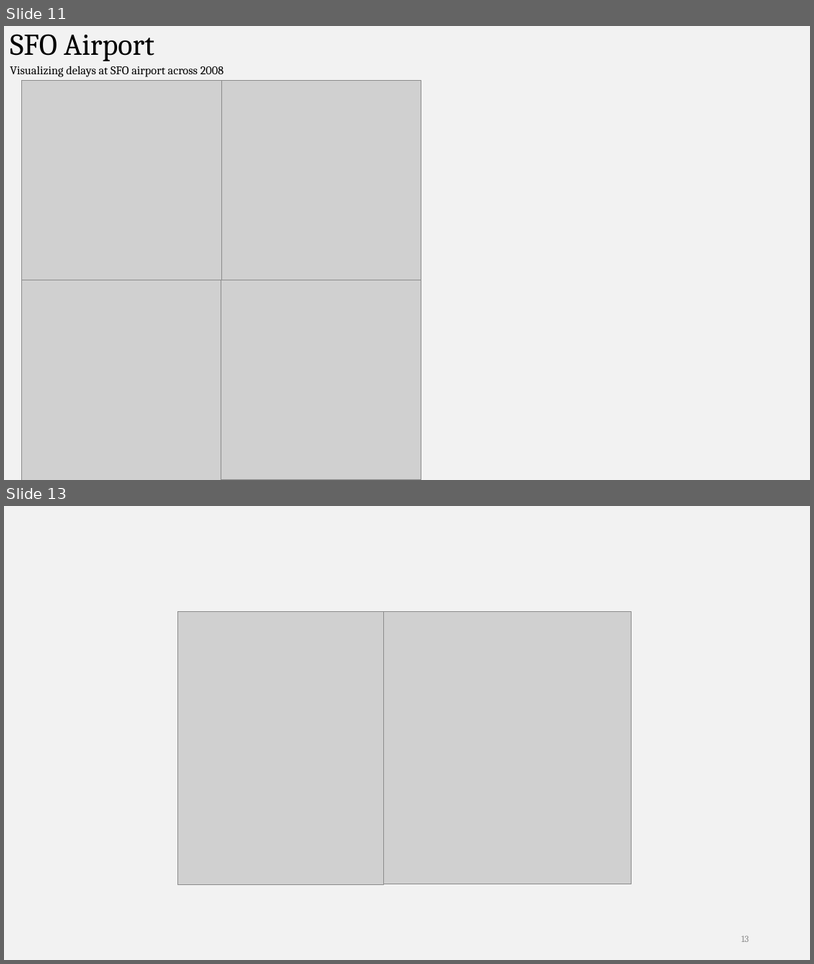
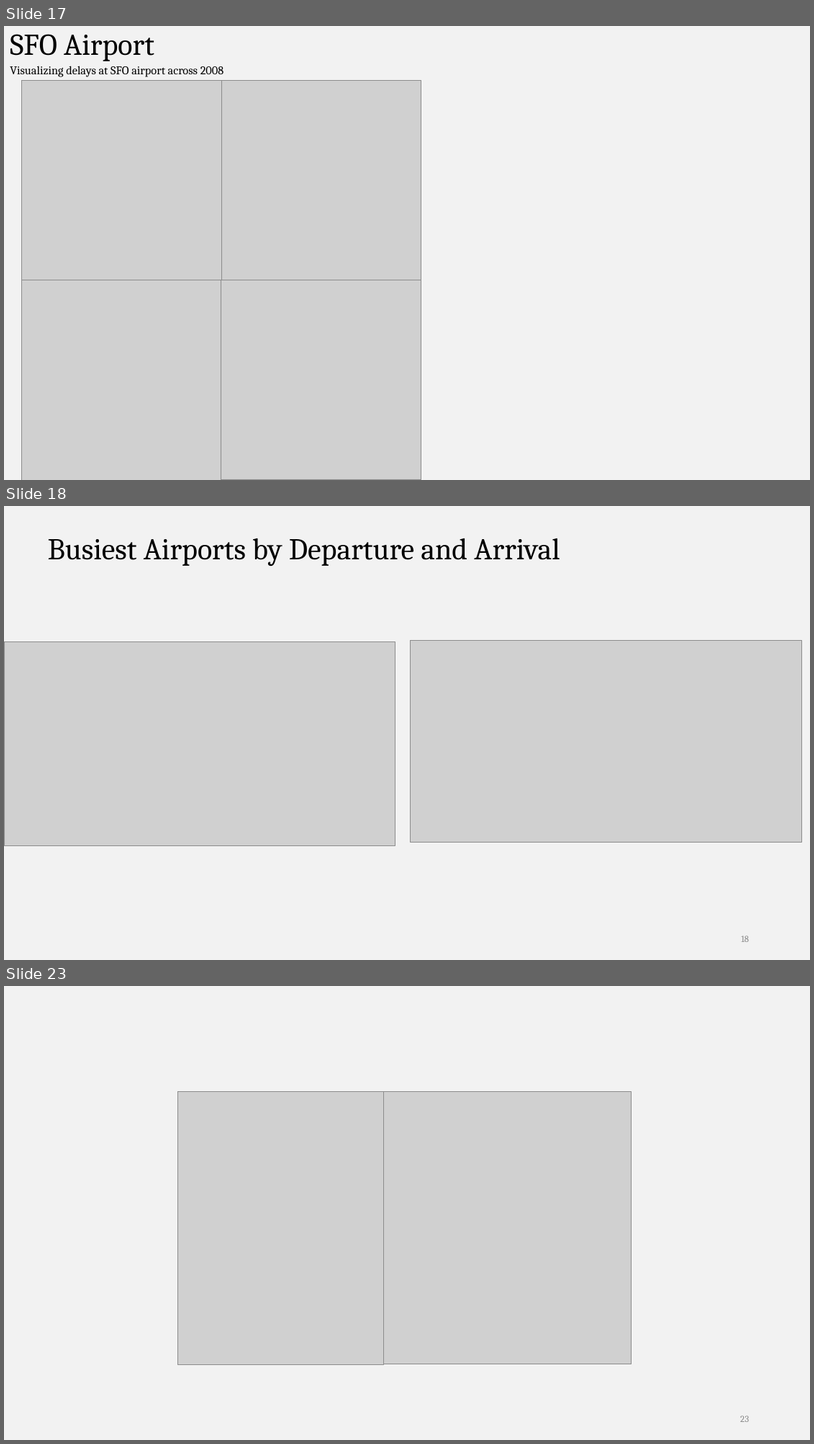
Before and after one commit to divyakkm/open-data-2014-airline, a slide deck: Analyzing Airline On-Time Data.pptx. Shown one above the other, each under a label of ours: slides 11 and 13 before the commit, slides 17, 18 and 23 after it; the slides between them are not shown. The pictures are 814x964 and 814x1444 pixels, drawn with LibreOffice and Linux fonts; fonts in the diff are those of the drawing; grey boxes stand for pictures. Boxes give left, top, right and bottom in pixels: in the first picture for what was removed or moved away, otherwise in the second. Text is boxed around its words. In the diff, an @@ line names an element or a change of style, - is before the commit and + after.

```diff
--- a/Analyzing Airline On-Time Data.pptx
+++ b/Analyzing Airline On-Time Data.pptx
@@ slide 18 added at (4, 506, 810, 960), background #F2F2F2 @@
@@ title added at (48, 538, 560, 566), 36 pt, text #000000 @@
+Busiest Airports by Departure and Arrival
@@ picture added at (4, 641, 396, 845) @@
@@ picture added at (411, 641, 802, 842) @@
@@ page number added at (741, 935, 749, 942), 11 pt, text #8C8C8C @@
+18
@@ what was slide 11 is now slide 17 @@
@@ what was slide 13 is now slide 23 @@
@@ page number at (741, 1415, 749, 1422): text changed @@
-13
+23
```
Also in this commit, not shown: 11 other slides added, 2 slides removed.
